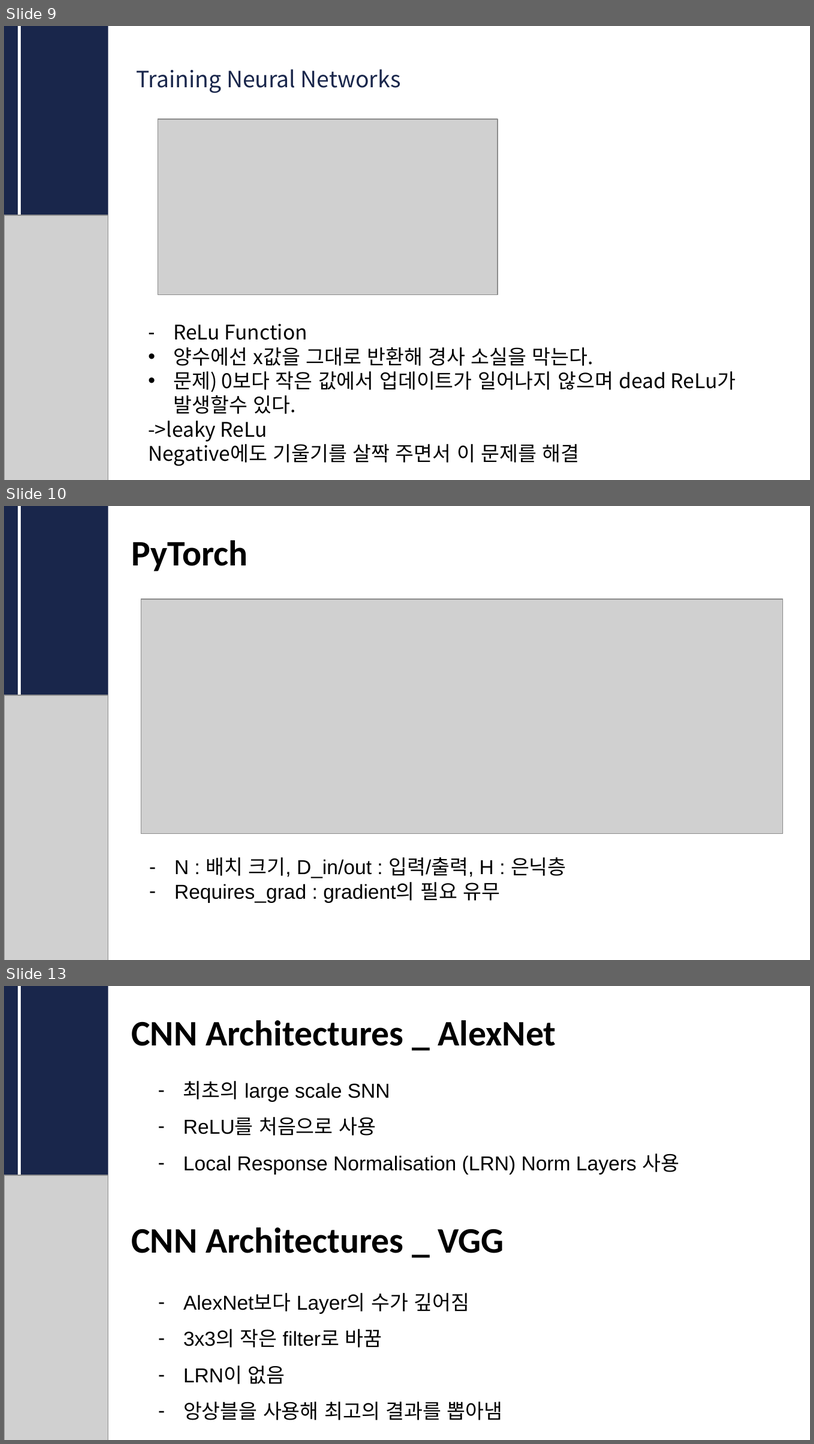
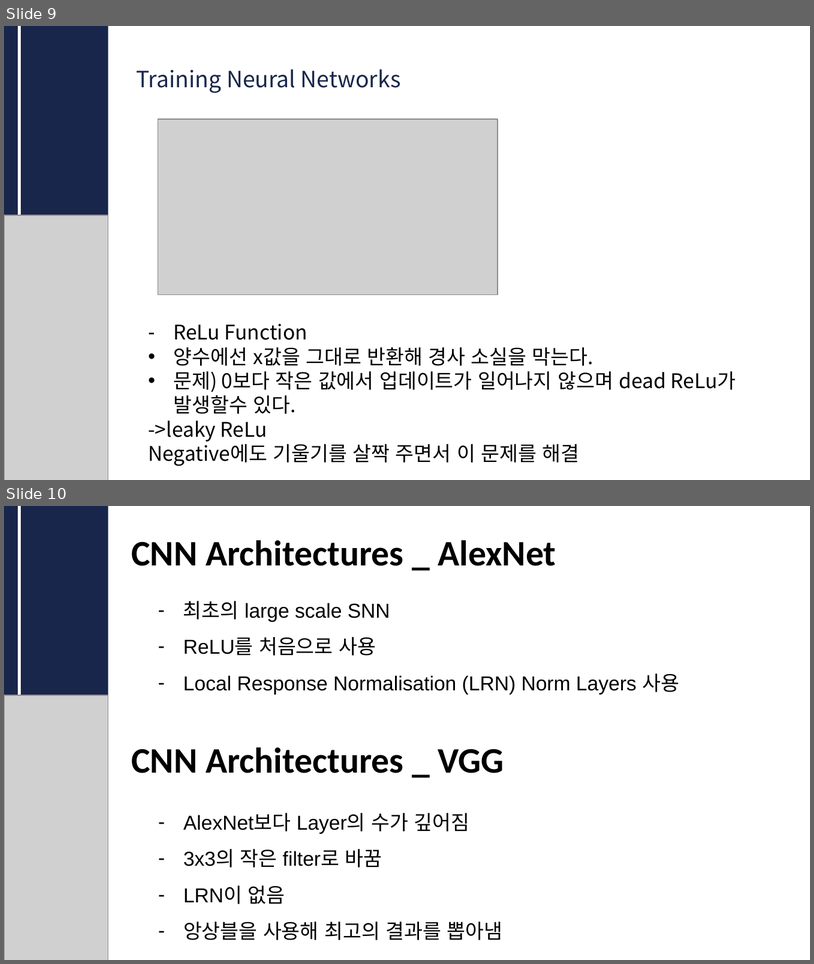
Before and after one commit to CUAI-CAU/2024-2_Study_CS231n_Team1, a slide deck: CS231n 11.19 발표.pptx. Shown one above the other, each under a label of ours: slides 9, 10 and 13 before the commit, slides 9 and 10 after it; the slides between them are not shown. The pictures are 814x1444 and 814x964 pixels, drawn with LibreOffice and Linux fonts; fonts in the diff are those of the drawing; grey boxes stand for pictures. Boxes give left, top, right and bottom in pixels: in the first picture for what was removed or moved away, otherwise in the second. Text is boxed around its words. In the diff, an @@ line names an element or a change of style, - is before the commit and + after.

```diff
--- a/CS231n 11.19 발표.pptx
+++ b/CS231n 11.19 발표.pptx
@@ slide 10 removed at (4, 506, 810, 960), background #FFFFFF @@
@@ rectangle removed at (4, 506, 108, 960) @@
@@ line removed from (20, 506) to (20, 696) @@
@@ text removed at (131, 540, 248, 571) @@
-PyTorch
@@ picture removed at (141, 599, 783, 832) @@
@@ picture removed at (4, 695, 108, 960) @@
@@ text removed at (174, 857, 567, 902) @@
-– N : 배치 크기, D_in/out : 입력/출력, H : 은닉층
-– Requires_grad : gradient의 필요 유무
@@ what was slide 13 is now slide 10 @@
```
Also in this commit, not shown: 2 other slides removed.
